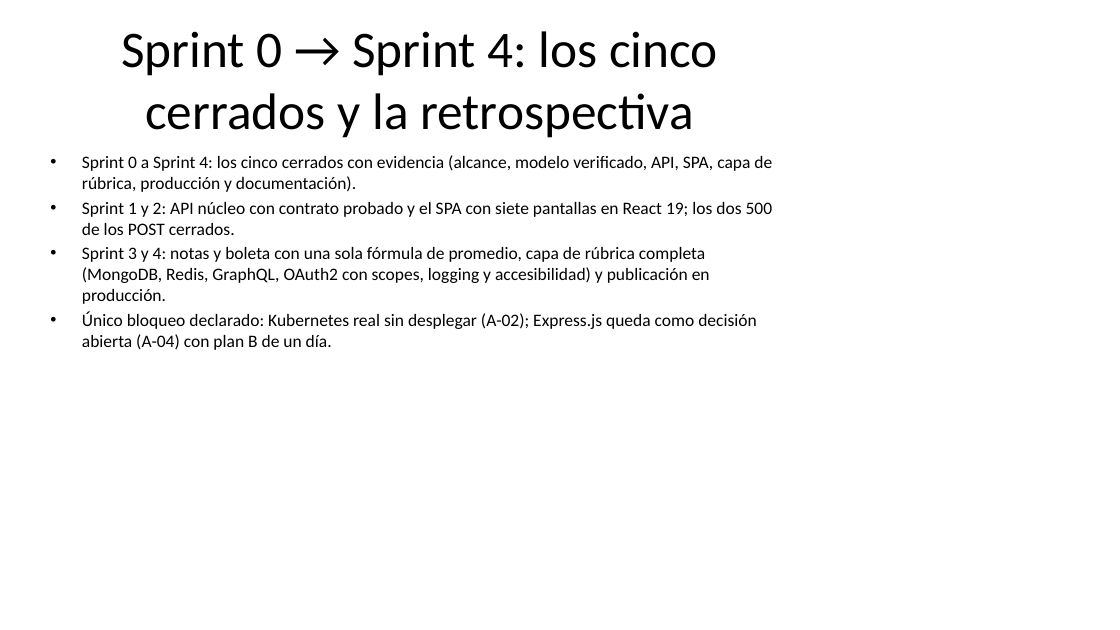
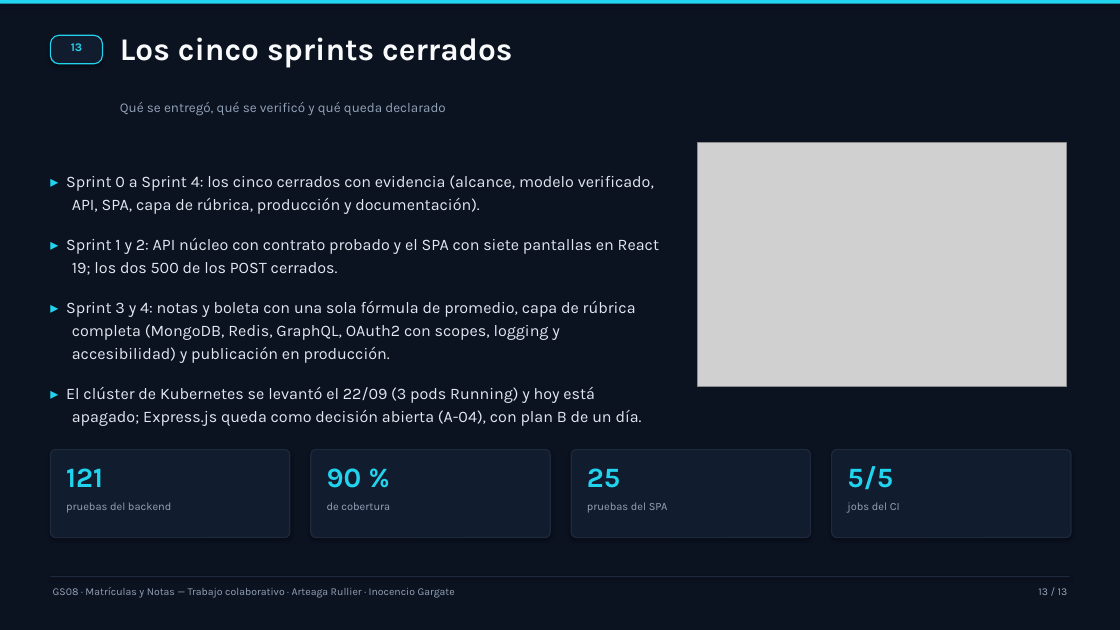
Before and after one commit to rarteagar/gs08-matriculas, a slide deck: slide 13 of docs/informe/exposicion-gs08-2026-10-13.pptx. Drawn at 1120x630 pixels with LibreOffice and Linux fonts; fonts in the diff are those of the drawing; grey boxes stand for pictures. Boxes give left, top, right and bottom in pixels: in the first picture for what was removed or moved away, otherwise in the second. Text is boxed around its words. In the diff, an @@ line names an element or a change of style, - is before the commit and + after.

Commit message:
feat(deck): rediseno completo de la presentacion con ilustraciones generadas
Se rehace el deck con una linea grafica propia: fondo navy, acento cian, tarjetas,
vinetas con sangria, pie con numeracion y seis ilustraciones isometricas generadas
con nano-banana-2 (portada, arquitectura, API, datos hibridos, seguridad y
accesibilidad). La portada usa un degradado para integrar la ilustracion, la
ultima lamina cierra con cuatro indicadores (121 pruebas, 90 %, 25 del SPA, 5/5
jobs) y se corrige la vieta de Kubernetes (se levanto el 22/09 y hoy esta apagado).
El deck clasico queda como respaldo.

```diff
--- a/docs/informe/exposicion-gs08-2026-10-13.pptx
+++ b/docs/informe/exposicion-gs08-2026-10-13.pptx
@@ rectangle added at bbox=[0, 0, 1120, 630], fill #0B1220 @@
@@ rectangle added at bbox=[0, 0, 1120, 3], fill #22D3EE @@
@@ rounded rectangle added at bbox=[50, 35, 103, 64], fill #111C2E, outline #22D3EE 1 pt @@
@@ text added at bbox=[71, 43, 82, 51], 10 pt, text #22D3EE, bold @@
+13
@@ text added at bbox=[120, 37, 512, 68], 27 pt, text #F8FAFC, bold @@
+Los cinco sprints cerrados
@@ title removed at bbox=[121, 31, 718, 138] @@
-Sprint 0 → Sprint 4: los cinco cerrados y la retrospectiva
@@ text added at bbox=[120, 102, 445, 116], 11.5 pt, text #94A3B8 @@
+Qué se entregó, qué se verificó y qué queda declarado
@@ picture added at bbox=[697, 143, 1067, 386] @@
@@ text at bbox=[66, 175, 659, 426]: text changed; size 15 to 13.8 pt; font Calibri to Karla; text colour #000000 to #E2E8F0 @@
-• Sprint 0 a Sprint 4: los cinco cerrados con evidencia (alcance, modelo verificado, API, SPA, capa de rúbrica, producción y documentación).
-• Sprint 1 y 2: API núcleo con contrato probado y el SPA con siete pantallas en React 19; los dos 500 de los POST cerrados.
-• Sprint 3 y 4: notas y boleta con una sola fórmula de promedio, capa de rúbrica completa (MongoDB, Redis, GraphQL, OAuth2 con scopes, logging y accesibilidad) y publicación en producción.
-• Único bloqueo declarado: Kubernetes real sin desplegar (A-02); Express.js queda como decisión abierta (A-04) con plan B de un día.
+▸ Sprint 0 a Sprint 4: los cinco cerrados con evidencia (alcance, modelo verificado, API, SPA, capa de rúbrica, producción y documentación).
+▸ Sprint 1 y 2: API núcleo con contrato probado y el SPA con siete pantallas en React 19; los dos 500 de los POST cerrados.
+▸ Sprint 3 y 4: notas y boleta con una sola fórmula de promedio, capa de rúbrica completa (MongoDB, Redis, GraphQL, OAuth2 con scopes, logging y accesibilidad) y publicación en producción.
+▸ El clúster de Kubernetes se levantó el 22/09 (3 pods Running) y hoy está apagado; Express.js queda como decisión abierta (A-04), con plan B de un día.
@@ rounded rectangle added at bbox=[50, 450, 290, 538], fill #111C2E, outline #1E293B 1 pt @@
@@ text added at bbox=[66, 468, 103, 487], 24 pt, text #22D3EE, bold @@
+121
@@ rounded rectangle added at bbox=[311, 450, 550, 538], fill #111C2E, outline #1E293B 1 pt @@
@@ text added at bbox=[327, 468, 362, 488], 24 pt, text #22D3EE, bold @@
+90 %
@@ rounded rectangle added at bbox=[571, 450, 811, 538], fill #111C2E, outline #1E293B 1 pt @@
@@ text added at bbox=[587, 468, 620, 488], 24 pt, text #22D3EE, bold @@
+25
@@ rounded rectangle added at bbox=[832, 450, 1071, 538], fill #111C2E, outline #1E293B 1 pt @@
@@ text added at bbox=[847, 466, 893, 490], 24 pt, text #22D3EE, bold @@
+5/5
@@ text added at bbox=[66, 502, 171, 513], 9.5 pt, text #94A3B8 @@
+pruebas del backend
@@ text added at bbox=[327, 502, 390, 510], 9.5 pt, text #94A3B8 @@
+de cobertura
@@ text added at bbox=[587, 502, 668, 513], 9.5 pt, text #94A3B8 @@
+pruebas del SPA
@@ text added at bbox=[847, 502, 900, 513], 9.5 pt, text #94A3B8 @@
+jobs del CI
@@ rectangle added at bbox=[50, 576, 1070, 577], fill #1E293B @@
@@ text added at bbox=[53, 587, 455, 598], 9 pt, text #94A3B8 @@
+GS08 · Matrículas y Notas — Trabajo colaborativo · Arteaga Rullier · Inocencio Gargate
@@ text added at bbox=[1038, 588, 1068, 595], 9 pt, text #94A3B8 @@
+13 / 13
```
Also in this commit, not shown: 12 other slides changed, 2 other files.
